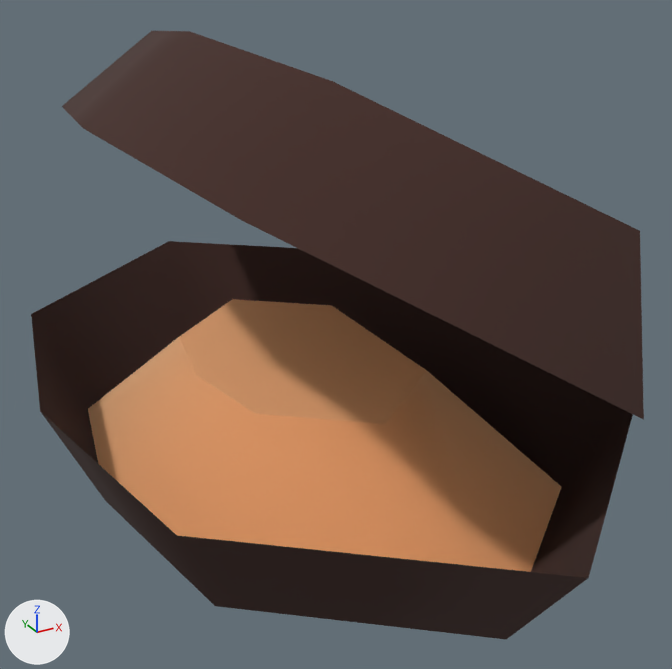
The glTF model public/assets/models/food/musselOpen.GLB as it was, and as the next commit left it.
Rendered twice from a 50 mm lens placed at (-0.0693, -0.1455, 0.0956), pointed at (0.0059, -0.0087, 0.0272). The axes (+X, +Y, +Z) are drawn at lower left. The lights are the same throughout. Where no turn or scale is listed for an object, it has been applied to the vertices. Vertices at the same position are counted once.

Names of what the first picture shows: 'musselOpen'.
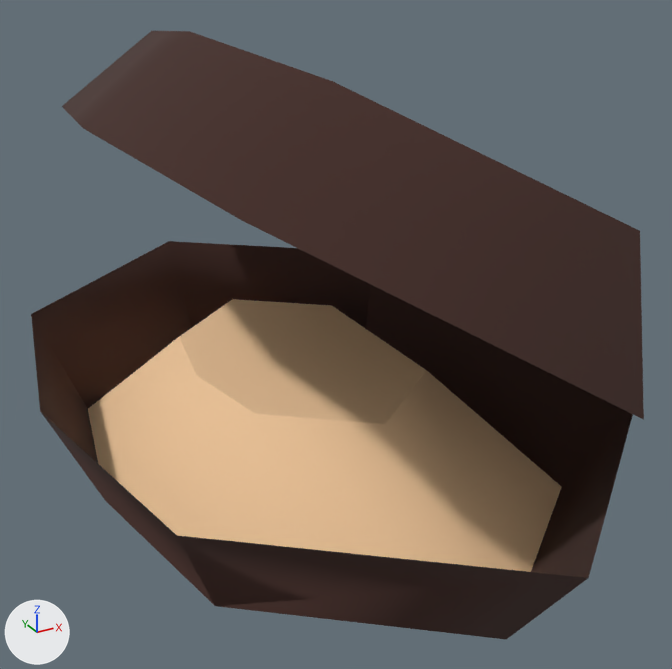
The newer file is also turned or shifted as a whole; pictures and numbers use the older file's frame.

Diff of the bpy script that builds the scene:
```diff
--- a/public/assets/models/food/musselOpen.GLB.py
+++ b/public/assets/models/food/musselOpen.GLB.py
@@ mat_brownlight_231 @@
+mat_brownlight_231 = principled_material('brownLight.231')
+mat_brownlight_231.base_color = (0.979, 0.643, 0.367)  # beige #fdd2a3
+mat_brownlight_231.roughness = 1.0
@@ me_mesh_musselopen_001 @@
 me_mesh_musselopen_001.from_pydata(...)  # 33 vertices, 57 faces; spans x -0.046..0.05, y -0.078..0.078, z 0.0..0.08
 # used by ob_musselopen; location = (0.0, 0.0, 0.0)
+# me_mesh_musselopen_001 part 1: the 1 face centred in x -0.016, y 0.0, z 0.021 is now shaded flat
 me_mesh_musselopen_001.materials.append(mat_browndarkest_047)
-me_mesh_musselopen_001.materials.append(mat_brownlight_160)  # beige #fdd2a3
+me_mesh_musselopen_001.materials.append(mat_brownlight_231)  # beige #fdd2a3
```

Boxes (x1, y1, x2, y2) around the edits, measured in the pictures (672 x 669 px):
'musselOpen', recoloured, shading changed
    both: (38, 275, 562, 624)
part 1 of me_mesh_musselopen_001, shading changed
    both: (180, 338, 254, 413)
